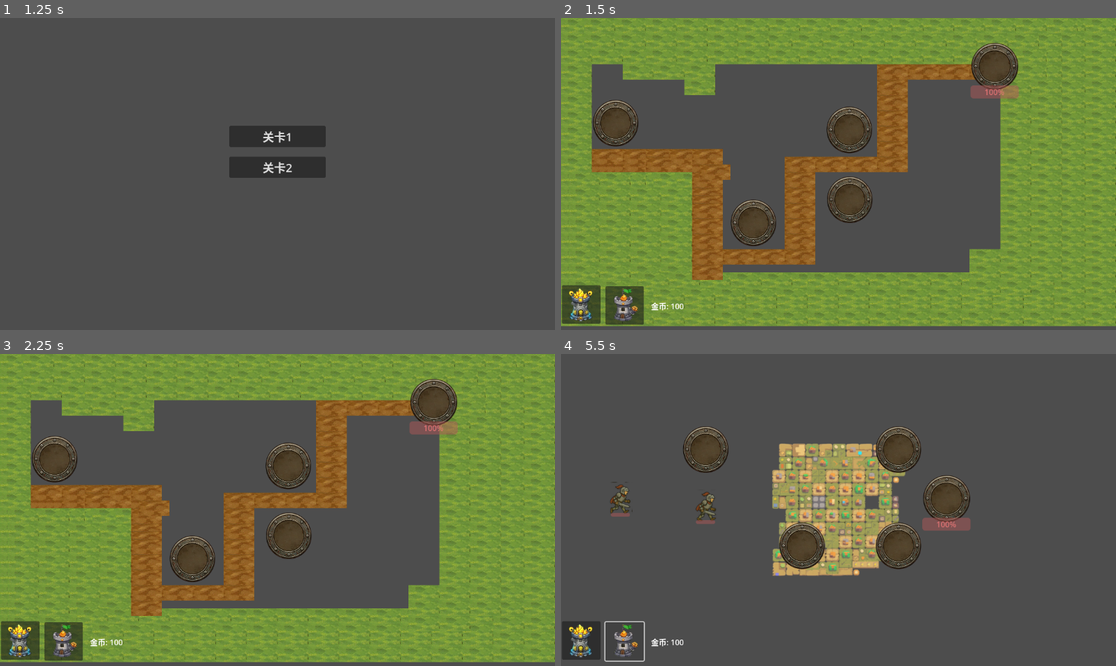
Above: before the commit, frames 1-4 (two rows, left to right).
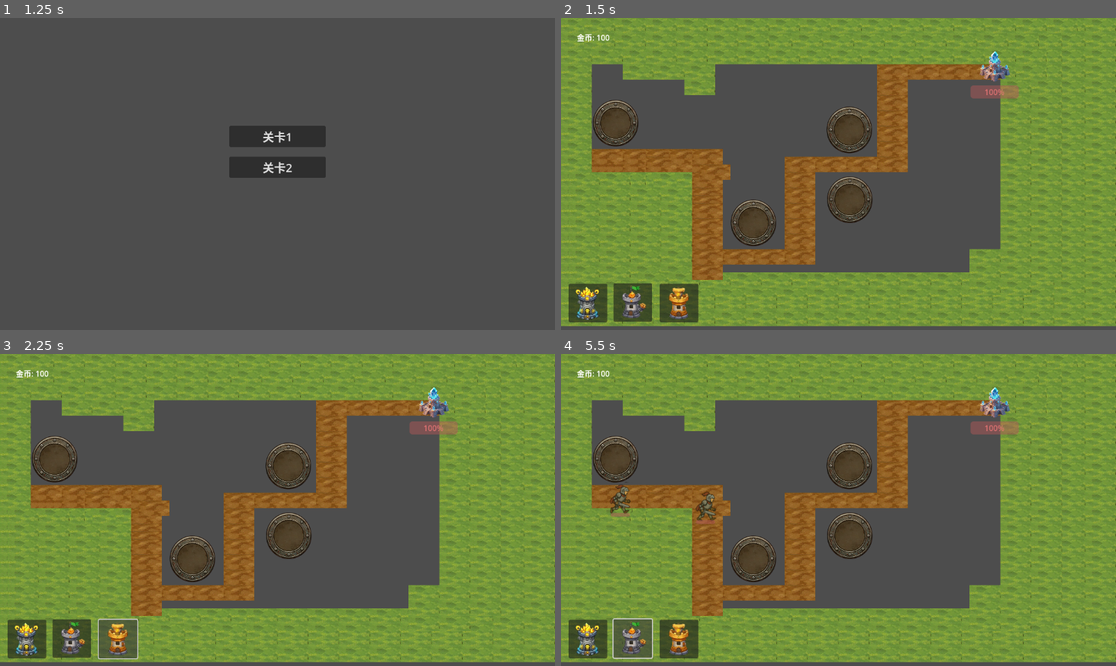
Above: after the commit, the same moments.

Repository: dependon/simpletowerdefense
Game: Godot game, scene res://scene/start_menu.tscn
Same seed, same stepped clock (60 frames per second), same inputs: the game is played once before the commit and once after it.
Inputs (mouse positions are in pixels of both pictures, inside the frame that each line leads up to; where the layout moved, square brackets give the same spot in the first picture):
- Up to frame 1 (1.25 s): click "开始游戏" at 0.5 s
- Up to frame 2 (1.5 s): click "关卡1" at 1.25 s
- Up to frame 3 (2.25 s): click (116, 637) at 2.02 s
- Up to frame 4 (5.5 s): click (588, 637) [583, 641] at 2.75 s; click (588, 637) [583, 641] at 3.5 s; click (633, 637) [622, 641] at 4.25 s; click (633, 637) [622, 641] at 5 s

Frame 1 is identical in both runs. In frame 2, 3.5% of the frame differs, in the area x 0-83%, y 5-99%; in frame 3, 3.6%; in frame 4, 76%, in the area x 0-100%, y 0-99%.

Commit message:
feat: 新增群体防御塔并优化关卡配置
新增群体防御塔（AreaTower），支持对范围内所有敌人造成伤害。优化了关卡2的地图路径和建造点位置，并调整了部分UI布局。移除了冗余的胜利条件检查代码，提升了代码简洁性。

Diff:
--- a/scene/Main.tscn
+++ b/scene/Main.tscn
@@ -1,6 +1,7 @@
-[gd_scene load_steps=4 format=3 uid="uid://dwkiu5duhv6vr"]
+[gd_scene load_steps=5 format=3 uid="uid://dwkiu5duhv6vr"]
 
 [ext_resource type="Script" path="res://scene/main.gd" id="1_hvi1q"]
+[ext_resource type="Texture2D" uid="uid://b7f4ekldi8so7" path="res://assets/tower/tower_3.png" id="4_lgix8"]
 [ext_resource type="Texture2D" uid="uid://wjvtq14ljmld" path="res://assets/tower/tower_1.png" id="5_xkpvw"]
 [ext_resource type="Texture2D" uid="uid://dmlc8ckeugl81" path="res://assets/tower/tower_2.png" id="6_yvr8q"]
 
@@ -10,31 +11,41 @@
 [node name="UI" type="CanvasLayer" parent="."]
 
 [node name="NormalTowerButton" type="Button" parent="UI"]
-offset_left = 2.0
-offset_top = 555.0
-offset_right = 82.0
-offset_bottom = 635.0
+offset_left = 16.0
+offset_top = 552.0
+offset_right = 96.0
+offset_bottom = 632.0
 icon = ExtResource("5_xkpvw")
 icon_alignment = 1
 expand_icon = true
 
 [node name="FastTowerButton" type="Button" parent="UI"]
-offset_left = 92.0
-offset_top = 557.0
-offset_right = 172.0
-offset_bottom = 637.0
+offset_left = 109.0
+offset_top = 551.0
+offset_right = 189.0
+offset_bottom = 631.0
 icon = ExtResource("6_yvr8q")
 icon_alignment = 1
 expand_icon = true
 
 [node name="Coins" type="Label" parent="UI"]
-offset_left = 184.0
-offset_top = 573.0
-offset_right = 259.0
-offset_bottom = 624.0
+offset_left = 30.0
+offset_top = 15.0
+offset_right = 105.0
+offset_bottom = 66.0
 text = "Coins:0"
 horizontal_alignment = 1
 vertical_alignment = 1
 
+[node name="AreaTowerButton" type="Button" parent="UI"]
+offset_left = 205.0
+offset_top = 552.0
+offset_right = 285.0
+offset_bottom = 632.0
+icon = ExtResource("4_lgix8")
+icon_alignment = 1
+expand_icon = true
+
 [connection signal="pressed" from="UI/NormalTowerButton" to="." method="_on_normal_tower_button_pressed"]
 [connection signal="pressed" from="UI/FastTowerButton" to="." method="_on_fast_tower_button_pressed"]
+[connection signal="pressed" from="UI/AreaTowerButton" to="." method="_on_area_tower_button_pressed"]
--- /dev/null
+++ b/scene/area_tower.gd
@@ -0,0 +1,27 @@
+extends "res://scene/tower.gd"
+
+# 重写基础属性
+func _ready():
+	super()
+	base_cost = 150  # 群体塔基础建造成本更高
+	base_damage = 15  # 基础伤害值较低，因为是群体攻击
+	current_damage = base_damage
+	fire_rate = 0.8  # 攻击速度较慢
+
+# 重写攻击逻辑，对范围内所有敌人造成伤害
+func _physics_process(delta):
+	time_since_last_fire += delta
+	if time_since_last_fire >= 1 / fire_rate:
+		var enemies = tower_area.get_overlapping_areas()
+		var has_enemy = false
+		for enemy in enemies:
+			if enemy.is_in_group("enemies"):
+				has_enemy = true
+				var bullet_scene = preload("res://scene/bullet.tscn")
+				var bullet = bullet_scene.instantiate()
+				bullet.direction = (enemy.global_position - position).normalized()
+				bullet.damage = current_damage
+				get_parent().add_child(bullet)
+				bullet.position = position
+		if has_enemy:
+			time_since_last_fire = 0
--- /dev/null
+++ b/scene/area_tower.tscn
@@ -0,0 +1,11 @@
+[gd_scene load_steps=4 format=3 uid="uid://cl36vcy4dhr20"]
+
+[ext_resource type="Script" path="res://scene/area_tower.gd" id="1_8yvxe"]
+[ext_resource type="PackedScene" uid="uid://drjcxodyo6bx5" path="res://scene/tower.tscn" id="1_sm7py"]
+[ext_resource type="Texture2D" uid="uid://b7f4ekldi8so7" path="res://assets/tower/tower_3.png" id="2_yvxe8"]
+
+[node name="AreaTower" instance=ExtResource("1_sm7py")]
+texture = ExtResource("2_yvxe8")
+script = ExtResource("1_8yvxe")
+base_cost = 150
+base_damage = 15
--- a/scene/base.tscn
+++ b/scene/base.tscn
@@ -1,7 +1,7 @@
 [gd_scene load_steps=4 format=3 uid="uid://bw4q5xqy8n8yd"]
 
 [ext_resource type="Script" path="res://scene/base.gd" id="1_base"]
-[ext_resource type="Texture2D" uid="uid://ds2q1go88hph8" path="res://assets/icon/testPisition.png" id="2_test"]
+[ext_resource type="Texture2D" uid="uid://diymbvbqo56le" path="res://assets/jidi/jidi_4.png" id="2_bihah"]
 
 [sub_resource type="CircleShape2D" id="CircleShape2D_1"]
 radius = 32.0
@@ -15,7 +15,7 @@
 
 [node name="Sprite2D" type="Sprite2D" parent="."]
 scale = Vector2(0.5, 0.5)
-texture = ExtResource("2_test")
+texture = ExtResource("2_bihah")
 
 [node name="HealthBar" type="ProgressBar" parent="."]
 offset_left = -50.0
--- a/scene/bullet.gd
+++ b/scene/bullet.gd
@@ -2,6 +2,7 @@
 
 @export var speed = 300
 var direction := Vector2.ZERO
+var damage = 50  # 默认伤害值
 
 func _physics_process(delta):
 	position += direction * speed * delta
@@ -12,11 +13,11 @@
 
 func _on_body_entered(body):
 	if body.is_in_group("enemies"):
-		body.take_damage(50)
+		body.take_damage(damage)
 	queue_free()
 
 
 func _on_area_entered(area: Area2D) -> void:
 	if area.is_in_group("enemies"):
-		area.take_damage(50)
+		area.take_damage(damage)
 		queue_free()
--- a/scene/level1.gd
+++ b/scene/level1.gd
@@ -23,30 +23,3 @@
 
 	# 设置敌人计数
 	enemy_count = get_tree().get_nodes_in_group("enemies").size()
-
-	# 每秒检查胜利条件
-	var timer = Timer.new()
-	timer.wait_time = 1.0
-	timer.timeout.connect(_check_victory_condition)
-	add_child(timer)
-	timer.start()
-
-func _check_victory_condition():
-	if level_completed:
-		return
-
-	# 获取当前存活的敌人数量
-	enemy_count = get_tree().get_nodes_in_group("enemies").size()
-
-	# 检查是否所有敌人都被消灭且基地存活
-	if enemy_count == 0 and base.current_health > 0:
-		level_completed = true
-		# 显示胜利消息
-		var victory_label = Label.new()
-		victory_label.text = "第一关通关！"
-		victory_label.position = Vector2(500, 300)
-		add_child(victory_label)
-
-		# 3秒后加载下一关
-		await get_tree().create_timer(3.0).timeout
-		get_tree().get_root().get_node("Main").load_level(2)
--- a/scene/level2.gd
+++ b/scene/level2.gd
@@ -23,30 +23,3 @@
 
 	# 设置敌人计数
 	enemy_count = get_tree().get_nodes_in_group("enemies").size()
-
-	# 每秒检查胜利条件
-	var timer = Timer.new()
-	timer.wait_time = 1.0
-	timer.timeout.connect(_check_victory_condition)
-	add_child(timer)
-	timer.start()
-
-func _check_victory_condition():
-	if level_completed:
-		return
-
-	# 获取当前存活的敌人数量
-	enemy_count = get_tree().get_nodes_in_group("enemies").size()
-
-	# 检查是否所有敌人都被消灭且基地存活
-	if enemy_count == 0 and base.current_health > 0:
-		level_completed = true
-		# 显示胜利消息
-		var victory_label = Label.new()
-		victory_label.text = "第二关通关！"
-		victory_label.position = Vector2(500, 300)
-		add_child(victory_label)
-
-		# 3秒后加载下一关
-		await get_tree().create_timer(3.0).timeout
-		get_tree().get_root().get_node("Main").load_level(3)
--- a/scene/level2.tscn
+++ b/scene/level2.tscn
@@ -1,45 +1,42 @@
-[gd_scene load_steps=6 format=3 uid="uid://cjtic5ejsbh3i"]
+[gd_scene load_steps=5 format=3 uid="uid://cjtic5ejsbh3i"]
 
 [ext_resource type="Script" path="res://scene/level2.gd" id="1_dx2n0"]
-[ext_resource type="Texture2D" uid="uid://jv2rqd1gdsns" path="res://assets/map/map_2.png" id="1_rw8m2"]
 [ext_resource type="PackedScene" uid="uid://bqjxvvxmxvxvx" path="res://scene/build_point.tscn" id="2_build"]
 [ext_resource type="PackedScene" uid="uid://bw4q5xqy8n8yd" path="res://scene/base.tscn" id="3_base"]
 
 [sub_resource type="Curve2D" id="Curve2D_2"]
 _data = {
-"points": PackedVector2Array(0, 0, 0, 0, 50, 100, 0, 0, 0, 0, 200, 100, 0, 0, 0, 0, 200, 300, 0, 0, 0, 0, 400, 300, 0, 0, 0, 0, 400, 500, 0, 0, 0, 0, 600, 500, 0, 0, 0, 0, 600, 300, 0, 0, 0, 0, 800, 300)
+"points": PackedVector2Array(0, 0, 0, 0, 50, 100, 0, 0, 0, 0, 54, 312, 0, 0, 0, 0, 55, 550, 0, 0, 0, 0, 220, 545, 0, 0, 0, 0, 216, 258, 0, 0, 0, 0, 396, 262, 0, 0, 0, 0, 398, 552, 0, 0, 0, 0, 556, 552, 0, 0, 0, 0, 559, 501, 0, 0, 0, 0, 555, 255, 0, 0, 0, 0, 769, 253, 0, 0, 0, 0, 769, 553, 0, 0, 0, 0, 969, 553, 0, 0, 0, 0, 962, 253, 0, 0, 0, 0, 1124, 255, 0, 0, 0, 0, 1126, 598)
 }
-point_count = 8
+point_count = 16
 
 [node name="Level2" type="Node2D"]
 script = ExtResource("1_dx2n0")
 
-[node name="Background" type="Sprite2D" parent="."]
-position = Vector2(576, 324)
-texture = ExtResource("1_rw8m2")
-
 [node name="Path2D" type="Path2D" parent="."]
+position = Vector2(-28, -89)
 curve = SubResource("Curve2D_2")
 
 [node name="PathFollow2D" type="PathFollow2D" parent="Path2D"]
 position = Vector2(50, 100)
+rotation = 1.55193
 
 [node name="SpawnPoint" type="Marker2D" parent="."]
-position = Vector2(50, 100)
+position = Vector2(22, 17)
 
 [node name="BuildPoints" type="Node2D" parent="."]
 
 [node name="BuildPoint1" parent="BuildPoints" instance=ExtResource("2_build")]
-position = Vector2(300, 200)
+position = Vector2(289, 257)
 
 [node name="BuildPoint2" parent="BuildPoints" instance=ExtResource("2_build")]
-position = Vector2(500, 400)
+position = Vector2(451, 401)
 
 [node name="BuildPoint3" parent="BuildPoints" instance=ExtResource("2_build")]
-position = Vector2(700, 400)
+position = Vector2(841, 370)
 
 [node name="BuildPoint4" parent="BuildPoints" instance=ExtResource("2_build")]
-position = Vector2(700, 200)
+position = Vector2(628, 253)
 
 [node name="Base" parent="." instance=ExtResource("3_base")]
-position = Vector2(800, 300)
+position = Vector2(1096, 464)
--- /dev/null
+++ b/scene/level3.tscn
@@ -0,0 +1,7 @@
+[gd_scene load_steps=2 format=3 uid="uid://crpaldqstih8g"]
+
+[ext_resource type="PackedScene" uid="uid://e7r6odb2v2rp" path="res://scene/level1.tscn" id="1_6lmyx"]
+
+[node name="Level3" instance=ExtResource("1_6lmyx")]
+total_enemies = 50
+min_spawn_interval = 0.1
--- a/scene/main.gd
+++ b/scene/main.gd
@@ -3,10 +3,11 @@
 @onready var enemy_scene: PackedScene = preload("res://scene/enemy.tscn")
 @onready var tower_scene: PackedScene = preload("res://scene/tower.tscn")
 @onready var fast_tower_scene: PackedScene = preload("res://scene/fast_tower.tscn")
+@onready var area_tower_scene: PackedScene = preload("res://scene/area_tower.tscn")
 @onready var level1_scene: PackedScene = preload("res://scene/level1.tscn")
 @onready var level2_scene: PackedScene = preload("res://scene/level2.tscn")
 
-var current_tower_type = "normal"  # 可以是 "normal" 或 "fast"
+var current_tower_type = "normal"  # 可以是 "normal"、"fast" 或 "area"
 var current_level: Node2D = null
 var current_level_path: Path2D = null
 
@@ -24,6 +25,7 @@
 var coins = 100  # 初始金币
 const NORMAL_TOWER_COST = 50  # 普通塔消耗
 const FAST_TOWER_COST = 100   # 快速塔消耗
+const AREA_TOWER_COST = 150   # 群体塔消耗
 
 # 金币UI
 
@@ -93,13 +95,22 @@
 				if point.is_point_occupied():
 					break
 
-				var cost = NORMAL_TOWER_COST if current_tower_type == "normal" else FAST_TOWER_COST
+				var cost
+				if current_tower_type == "normal":
+					cost = NORMAL_TOWER_COST
+				elif current_tower_type == "fast":
+					cost = FAST_TOWER_COST
+				else:
+					cost = AREA_TOWER_COST
+
 				if coins >= cost:
 					var tower
 					if current_tower_type == "normal":
 						tower = tower_scene.instantiate()
+					elif current_tower_type == "fast":
+						tower = fast_tower_scene.instantiate()
 					else:
-						tower = fast_tower_scene.instantiate()
+						tower = area_tower_scene.instantiate()
 					tower.position = point.position
 					add_child(tower)
 					point.set_occupied(true)
@@ -113,5 +124,8 @@
 func _on_fast_tower_button_pressed():
 	current_tower_type = "fast"
 
+func _on_area_tower_button_pressed():
+	current_tower_type = "area"
+
 func switch_to_level(level_number: int):
 	load_level(level_number)
--- a/scene/tower.gd
+++ b/scene/tower.gd
@@ -4,8 +4,10 @@
 @export var range = 200 # 攻击范围
 @export var fire_rate : float = 1   # 每秒发射子弹数量
 @export var base_cost = 50  # 基础建造成本
+@export var base_damage = 50  # 基础伤害值
 var time_since_last_fire = 0 # 上次发射子弹的时间
 var level = 1 # 防御塔等级
+var current_damage = base_damage # 当前伤害值
 
 @onready var upgrade_button = $upgrade_button
 @onready var destroy_button = $destroy_button
@@ -19,13 +21,11 @@
 	upgrade_button.text = "升级 (" + str(get_upgrade_cost()) + " 金币)"
 	upgrade_button.pressed.connect(_on_upgrade_pressed)
 	upgrade_button.hide()
-	add_child(upgrade_button)
 
 	# 创建销毁按钮
 	destroy_button.text = "销毁 (+" + str(int(base_cost * level * 0.7)) + " 金币)"
 	destroy_button.pressed.connect(_on_destroy_pressed)
 	destroy_button.hide()
-	add_child(destroy_button)
 
 	# 添加鼠标进入和离开事件
 	tower_area.mouse_entered.connect(_on_tower_mouse_entered)
@@ -40,6 +40,7 @@
 				var bullet_scene = preload("res://scene/bullet.tscn")
 				var bullet = bullet_scene.instantiate()
 				bullet.direction = (enemy.global_position - position).normalized()
+				bullet.damage = current_damage
 				get_parent().add_child(bullet)
 				bullet.position = position
 				time_since_last_fire = 0
@@ -65,6 +66,7 @@
 		level += 1
 		fire_rate *= 1.5  # 提升攻击速度
 		range *= 1.2     # 提升攻击范围
+		current_damage *= 1.3  # 提升伤害值
 		tower_area.get_node("CollisionShape2D").shape.radius = range
 		main.update_coins_display()
 		# 更新按钮文本
--- a/scene/victory_screen.gd
+++ b/scene/victory_screen.gd
@@ -2,5 +2,6 @@
 
 func _on_confirm_button_pressed():
 	get_tree().change_scene_to_file("res://scene/level_select.tscn")
-	await get_tree().create_timer(0.5).timeout
-	free()
+	queue_free()
+	#await get_tree().create_timer(0.2).timeout
+	#free()
Binary file added: assets/jidi/jidi_1.png
Not shown, added: assets/jidi/jidi_1.png.import
Binary file added: assets/jidi/jidi_2.png
Not shown, added: assets/jidi/jidi_2.png.import
Binary file added: assets/jidi/jidi_3.png
Not shown, added: assets/jidi/jidi_3.png.import
Binary file added: assets/jidi/jidi_4.png
Not shown, added: assets/jidi/jidi_4.png.import
Not shown: 2 places in scene/level1.tscn that only renumber resources
